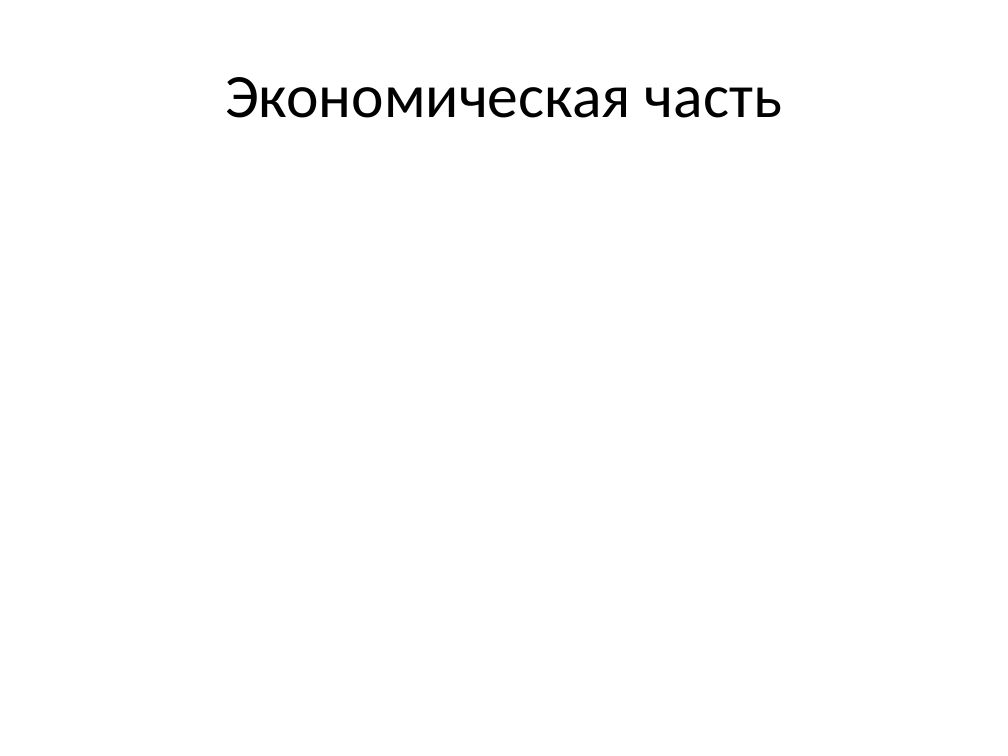
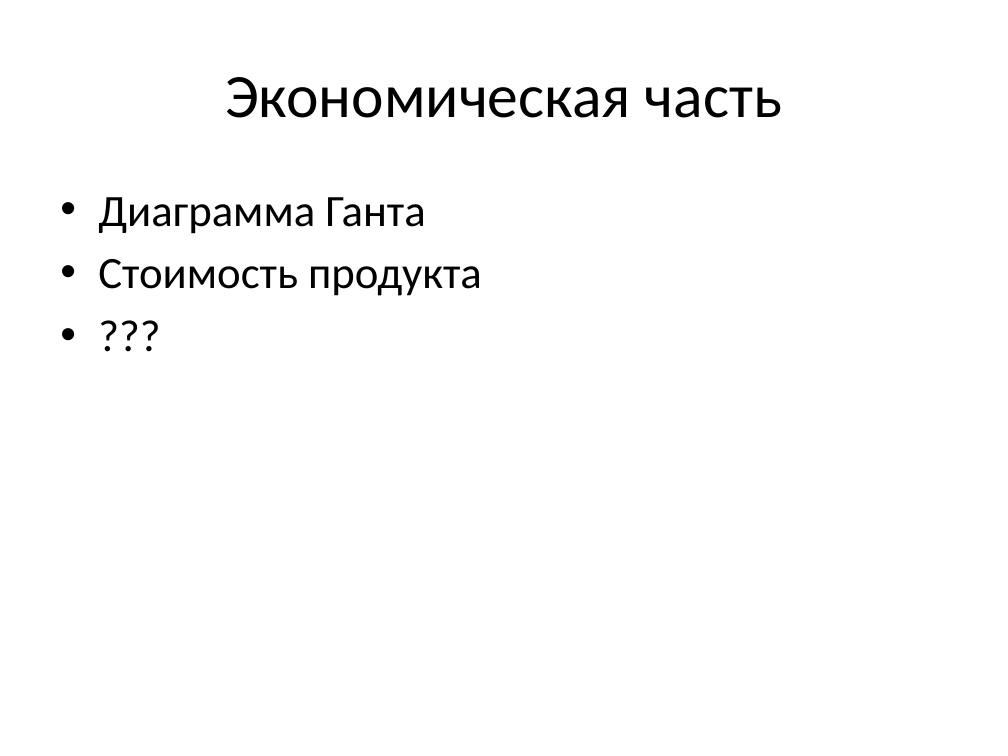
Before and after one commit to pkuderov/gyrocam, a slide deck: slide 18 of presentation.pptx. Drawn at 1008x756 pixels with LibreOffice and Linux fonts; fonts in the diff are those of the drawing. Boxes give left, top, right and bottom in pixels: in the first picture for what was removed or moved away, otherwise in the second. Text is boxed around its words. In the diff, an @@ line names an element or a change of style, - is before the commit and + after.

```diff
--- a/presentation.pptx
+++ b/presentation.pptx
@@ text added at bbox=[98, 197, 482, 296], 32 pt, text #000000 @@
+• Диаграмма Ганта
+• Стоимость продукта
+• ???
```
Also in this commit, not shown: 8 other slides changed, 1 other file.
